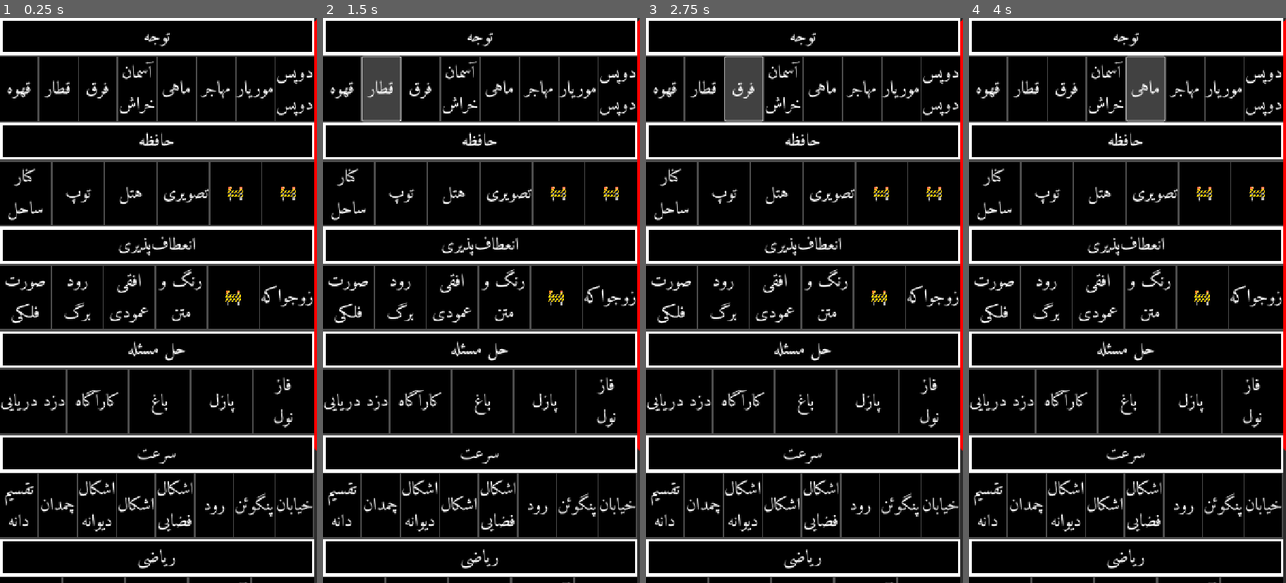
Above: before the commit, frames 1-4 (left to right).
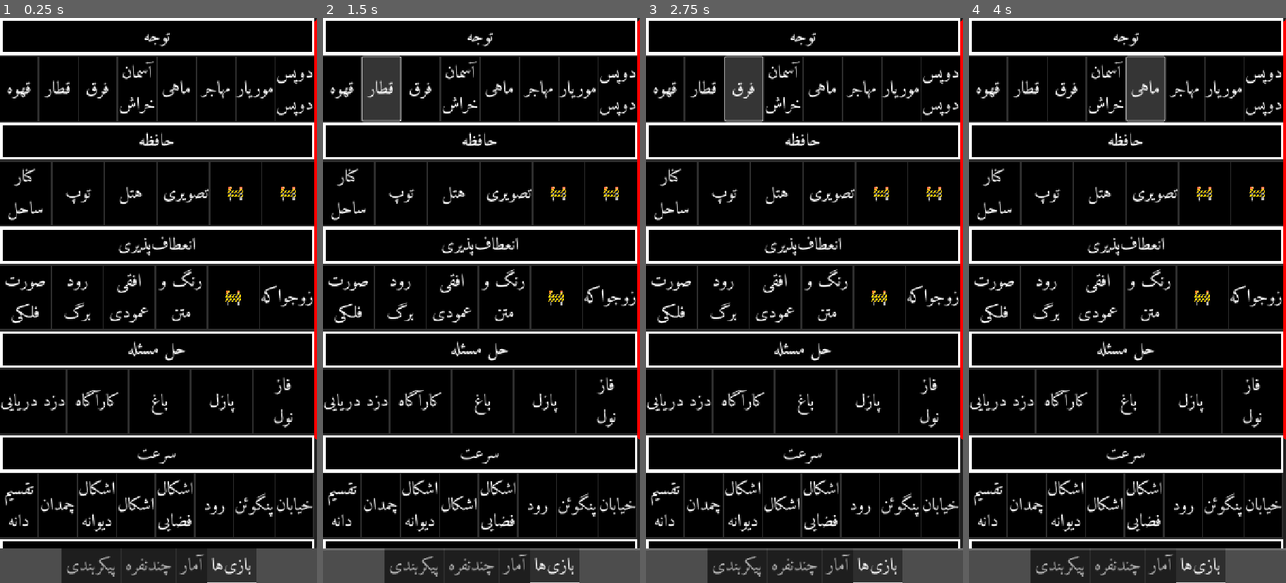
Above: after the commit, the same moments.

Repository: mojtabavahidinasab/conscious
Game: Godot game, scene res://صحنه‌ها/سرآغاز.tscn
The game is run twice, just before and just after one commit, with the same random seed, the same clock (stepped at 60 frames per second) and the same inputs.
Inputs:
- Up to frame 1 (0.25 s): no input
- Up to frame 2 (1.5 s): click "قهوه" at 0.5 s; click "قطار" at 1.25 s
- Up to frame 3 (2.75 s): click "فرق" at 2 s
- Up to frame 4 (4 s): click "آسمان خراش" at 2.75 s; click "ماهی" at 3.5 s

The runs differ from the first frame. In frame 1, 11% of the frame differs, in the area x 0-100%, y 6-100%; in frame 2, 11%; in frame 3, 11%; in frame 4, 11%.

Commit message:
بازسازی بستر صحنه آغازین بازی
افزودن سربرگهای «بازی‌ها»، «آمار»، «چندنفره» و پیکربندی

Diff:
--- a/صحنه‌ها/سرآغاز.tscn
+++ b/صحنه‌ها/سرآغاز.tscn
@@ -15,381 +15,404 @@
 theme = ExtResource("1_4ng2d")
 script = ExtResource("2_q8cep")
 
-[node name="نگهدارنده" type="ScrollContainer" parent="."]
+[node name="نگهدارنده" type="TabContainer" parent="."]
+layout_direction = 3
 layout_mode = 1
 anchors_preset = 15
 anchor_right = 1.0
 anchor_bottom = 1.0
 grow_horizontal = 2
 grow_vertical = 2
+tab_alignment = 1
+current_tab = 0
+tabs_position = 1
+
+[node name="بازی‌ها" type="ScrollContainer" parent="نگهدارنده"]
+layout_direction = 2
+layout_mode = 2
 draw_focus_border = true
 vertical_scroll_mode = 2
-
-[node name="بخش‌ها" type="VBoxContainer" parent="نگهدارنده"]
+metadata/_tab_index = 0
+
+[node name="بخش‌ها" type="VBoxContainer" parent="نگهدارنده/بازی‌ها"]
 layout_mode = 2
 size_flags_horizontal = 3
 size_flags_vertical = 3
 
-[node name="برجسب توجه" type="Label" parent="نگهدارنده/بخش‌ها"]
+[node name="برجسب توجه" type="Label" parent="نگهدارنده/بازی‌ها/بخش‌ها"]
 layout_mode = 2
 text = "توجه"
 horizontal_alignment = 1
 vertical_alignment = 1
 
-[node name="توجه" type="HBoxContainer" parent="نگهدارنده/بخش‌ها"]
+[node name="توجه" type="HBoxContainer" parent="نگهدارنده/بازی‌ها/بخش‌ها"]
 layout_mode = 2
 alignment = 2
 
-[node name="قهوه" type="Button" parent="نگهدارنده/بخش‌ها/توجه"]
+[node name="قهوه" type="Button" parent="نگهدارنده/بازی‌ها/بخش‌ها/توجه"]
 layout_mode = 2
 size_flags_horizontal = 3
 text = "قهوه"
 
-[node name="قطار" type="Button" parent="نگهدارنده/بخش‌ها/توجه"]
+[node name="قطار" type="Button" parent="نگهدارنده/بازی‌ها/بخش‌ها/توجه"]
 layout_mode = 2
 size_flags_horizontal = 3
 text = "قطار"
 
-[node name="فرق" type="Button" parent="نگهدارنده/بخش‌ها/توجه"]
+[node name="فرق" type="Button" parent="نگهدارنده/بازی‌ها/بخش‌ها/توجه"]
 layout_mode = 2
 size_flags_horizontal = 3
 text = "فرق"
 
-[node name="آسمان خراش" type="Button" parent="نگهدارنده/بخش‌ها/توجه"]
+[node name="آسمان خراش" type="Button" parent="نگهدارنده/بازی‌ها/بخش‌ها/توجه"]
 layout_mode = 2
 size_flags_horizontal = 3
 text = "آسمان
 خراش"
 
-[node name="ماهی" type="Button" parent="نگهدارنده/بخش‌ها/توجه"]
+[node name="ماهی" type="Button" parent="نگهدارنده/بازی‌ها/بخش‌ها/توجه"]
 layout_mode = 2
 size_flags_horizontal = 3
 text = "ماهی"
 
-[node name="مهاجر" type="Button" parent="نگهدارنده/بخش‌ها/توجه"]
+[node name="مهاجر" type="Button" parent="نگهدارنده/بازی‌ها/بخش‌ها/توجه"]
 layout_mode = 2
 size_flags_horizontal = 3
 text = "مهاجر"
 
-[node name="موریار" type="Button" parent="نگهدارنده/بخش‌ها/توجه"]
+[node name="موریار" type="Button" parent="نگهدارنده/بازی‌ها/بخش‌ها/توجه"]
 layout_mode = 2
 size_flags_horizontal = 3
 text = "موریار"
 
-[node name="دوپس دوپس" type="Button" parent="نگهدارنده/بخش‌ها/توجه"]
+[node name="دوپس دوپس" type="Button" parent="نگهدارنده/بازی‌ها/بخش‌ها/توجه"]
 layout_mode = 2
 size_flags_horizontal = 3
 text = "دوپس
 دوپس"
 
-[node name="برجسب حافظه" type="Label" parent="نگهدارنده/بخش‌ها"]
+[node name="برجسب حافظه" type="Label" parent="نگهدارنده/بازی‌ها/بخش‌ها"]
 layout_mode = 2
 text = "حافظه"
 horizontal_alignment = 1
 vertical_alignment = 1
 
-[node name="حافظه" type="HBoxContainer" parent="نگهدارنده/بخش‌ها"]
-layout_mode = 2
-
-[node name="کنار ساحل" type="Button" parent="نگهدارنده/بخش‌ها/حافظه"]
+[node name="حافظه" type="HBoxContainer" parent="نگهدارنده/بازی‌ها/بخش‌ها"]
+layout_mode = 2
+
+[node name="کنار ساحل" type="Button" parent="نگهدارنده/بازی‌ها/بخش‌ها/حافظه"]
 layout_mode = 2
 size_flags_horizontal = 3
 text = "کنار
 ساحل"
 
-[node name="توپ" type="Button" parent="نگهدارنده/بخش‌ها/حافظه"]
+[node name="توپ" type="Button" parent="نگهدارنده/بازی‌ها/بخش‌ها/حافظه"]
 layout_mode = 2
 size_flags_horizontal = 3
 text = "توپ"
 
-[node name="هتل" type="Button" parent="نگهدارنده/بخش‌ها/حافظه"]
+[node name="هتل" type="Button" parent="نگهدارنده/بازی‌ها/بخش‌ها/حافظه"]
 layout_mode = 2
 size_flags_horizontal = 3
 text = "هتل"
 
-[node name="تصویری" type="Button" parent="نگهدارنده/بخش‌ها/حافظه"]
+[node name="تصویری" type="Button" parent="نگهدارنده/بازی‌ها/بخش‌ها/حافظه"]
 layout_mode = 2
 size_flags_horizontal = 3
 text = "تصویری "
 
-[node name="MemoryMatchOverdrive" type="Button" parent="نگهدارنده/بخش‌ها/حافظه"]
-layout_mode = 2
-size_flags_horizontal = 3
-text = "🚧"
-
-[node name="MemoryMatch" type="Button" parent="نگهدارنده/بخش‌ها/حافظه"]
-layout_mode = 2
-size_flags_horizontal = 3
-text = "🚧"
-
-[node name="برچسب انعطاف‌پذیری" type="Label" parent="نگهدارنده/بخش‌ها"]
+[node name="MemoryMatchOverdrive" type="Button" parent="نگهدارنده/بازی‌ها/بخش‌ها/حافظه"]
+layout_mode = 2
+size_flags_horizontal = 3
+text = "🚧"
+
+[node name="MemoryMatch" type="Button" parent="نگهدارنده/بازی‌ها/بخش‌ها/حافظه"]
+layout_mode = 2
+size_flags_horizontal = 3
+text = "🚧"
+
+[node name="برچسب انعطاف‌پذیری" type="Label" parent="نگهدارنده/بازی‌ها/بخش‌ها"]
 layout_mode = 2
 text = "انعطاف‌پذیری"
 horizontal_alignment = 1
 vertical_alignment = 1
 
-[node name="انعطاف‌پذیری" type="HBoxContainer" parent="نگهدارنده/بخش‌ها"]
-layout_mode = 2
-
-[node name="صورت فلکی" type="Button" parent="نگهدارنده/بخش‌ها/انعطاف‌پذیری"]
+[node name="انعطاف‌پذیری" type="HBoxContainer" parent="نگهدارنده/بازی‌ها/بخش‌ها"]
+layout_mode = 2
+
+[node name="صورت فلکی" type="Button" parent="نگهدارنده/بازی‌ها/بخش‌ها/انعطاف‌پذیری"]
 layout_mode = 2
 size_flags_horizontal = 3
 text = "صورت
 فلکی"
 
-[node name="رود برگ" type="Button" parent="نگهدارنده/بخش‌ها/انعطاف‌پذیری"]
+[node name="رود برگ" type="Button" parent="نگهدارنده/بازی‌ها/بخش‌ها/انعطاف‌پذیری"]
 layout_mode = 2
 size_flags_horizontal = 3
 text = "رود
 برگ"
 
-[node name="افقی عمودی" type="Button" parent="نگهدارنده/بخش‌ها/انعطاف‌پذیری"]
+[node name="افقی عمودی" type="Button" parent="نگهدارنده/بازی‌ها/بخش‌ها/انعطاف‌پذیری"]
 layout_mode = 2
 size_flags_horizontal = 3
 text = "افقی
 عمودی"
 
-[node name="رنگومتن" type="Button" parent="نگهدارنده/بخش‌ها/انعطاف‌پذیری"]
+[node name="رنگومتن" type="Button" parent="نگهدارنده/بازی‌ها/بخش‌ها/انعطاف‌پذیری"]
 layout_mode = 2
 size_flags_horizontal = 3
 text = "رنگ و
 متن"
 
-[node name="BrainShiftOverdrive" type="Button" parent="نگهدارنده/بخش‌ها/انعطاف‌پذیری"]
-layout_mode = 2
-size_flags_horizontal = 3
-text = "🚧"
-
-[node name="زوجواکه" type="Button" parent="نگهدارنده/بخش‌ها/انعطاف‌پذیری"]
+[node name="BrainShiftOverdrive" type="Button" parent="نگهدارنده/بازی‌ها/بخش‌ها/انعطاف‌پذیری"]
+layout_mode = 2
+size_flags_horizontal = 3
+text = "🚧"
+
+[node name="زوجواکه" type="Button" parent="نگهدارنده/بازی‌ها/بخش‌ها/انعطاف‌پذیری"]
 layout_mode = 2
 size_flags_horizontal = 3
 text = "زوجواکه"
 
-[node name="برچسب حل مسئله" type="Label" parent="نگهدارنده/بخش‌ها"]
+[node name="برچسب حل مسئله" type="Label" parent="نگهدارنده/بازی‌ها/بخش‌ها"]
 layout_mode = 2
 text = "حل مسئله"
 horizontal_alignment = 1
 vertical_alignment = 1
 
-[node name="حل مسئله" type="HBoxContainer" parent="نگهدارنده/بخش‌ها"]
-layout_mode = 2
-
-[node name="دزد دریایی" type="Button" parent="نگهدارنده/بخش‌ها/حل مسئله"]
+[node name="حل مسئله" type="HBoxContainer" parent="نگهدارنده/بازی‌ها/بخش‌ها"]
+layout_mode = 2
+
+[node name="دزد دریایی" type="Button" parent="نگهدارنده/بازی‌ها/بخش‌ها/حل مسئله"]
 layout_mode = 2
 size_flags_horizontal = 3
 text = "دزد دریایی"
 
-[node name="کارآگاه" type="Button" parent="نگهدارنده/بخش‌ها/حل مسئله"]
+[node name="کارآگاه" type="Button" parent="نگهدارنده/بازی‌ها/بخش‌ها/حل مسئله"]
 layout_mode = 2
 size_flags_horizontal = 3
 text = "کارآگاه"
 
-[node name="باغ" type="Button" parent="نگهدارنده/بخش‌ها/حل مسئله"]
+[node name="باغ" type="Button" parent="نگهدارنده/بازی‌ها/بخش‌ها/حل مسئله"]
 layout_mode = 2
 size_flags_horizontal = 3
 text = "باغ"
 
-[node name="پازل" type="Button" parent="نگهدارنده/بخش‌ها/حل مسئله"]
+[node name="پازل" type="Button" parent="نگهدارنده/بازی‌ها/بخش‌ها/حل مسئله"]
 layout_mode = 2
 size_flags_horizontal = 3
 text = "پازل"
 
-[node name="فازنول" type="Button" parent="نگهدارنده/بخش‌ها/حل مسئله"]
+[node name="فازنول" type="Button" parent="نگهدارنده/بازی‌ها/بخش‌ها/حل مسئله"]
 layout_mode = 2
 size_flags_horizontal = 3
 text = "فاز
 نول"
 
-[node name="برچسب سرعت" type="Label" parent="نگهدارنده/بخش‌ها"]
+[node name="برچسب سرعت" type="Label" parent="نگهدارنده/بازی‌ها/بخش‌ها"]
 layout_mode = 2
 text = "سرعت"
 horizontal_alignment = 1
 vertical_alignment = 1
 
-[node name="سرعت" type="HBoxContainer" parent="نگهدارنده/بخش‌ها"]
-layout_mode = 2
-
-[node name="تقسیم دانه" type="Button" parent="نگهدارنده/بخش‌ها/سرعت"]
+[node name="سرعت" type="HBoxContainer" parent="نگهدارنده/بازی‌ها/بخش‌ها"]
+layout_mode = 2
+
+[node name="تقسیم دانه" type="Button" parent="نگهدارنده/بازی‌ها/بخش‌ها/سرعت"]
 layout_mode = 2
 size_flags_horizontal = 3
 text = "تقسیم
 دانه"
 
-[node name="چمدان" type="Button" parent="نگهدارنده/بخش‌ها/سرعت"]
+[node name="چمدان" type="Button" parent="نگهدارنده/بازی‌ها/بخش‌ها/سرعت"]
 layout_mode = 2
 size_flags_horizontal = 3
 text = "چمدان"
 
-[node name="اشکال دیوانه" type="Button" parent="نگهدارنده/بخش‌ها/سرعت"]
+[node name="اشکال دیوانه" type="Button" parent="نگهدارنده/بازی‌ها/بخش‌ها/سرعت"]
 layout_mode = 2
 size_flags_horizontal = 3
 text = "اشکال
 دیوانه"
 
-[node name="اشکال" type="Button" parent="نگهدارنده/بخش‌ها/سرعت"]
+[node name="اشکال" type="Button" parent="نگهدارنده/بازی‌ها/بخش‌ها/سرعت"]
 layout_mode = 2
 size_flags_horizontal = 3
 text = "اشکال"
 
-[node name="اشکال فضایی" type="Button" parent="نگهدارنده/بخش‌ها/سرعت"]
+[node name="اشکال فضایی" type="Button" parent="نگهدارنده/بازی‌ها/بخش‌ها/سرعت"]
 layout_mode = 2
 size_flags_horizontal = 3
 text = "اشکال
 فضایی"
 
-[node name="رود" type="Button" parent="نگهدارنده/بخش‌ها/سرعت"]
+[node name="رود" type="Button" parent="نگهدارنده/بازی‌ها/بخش‌ها/سرعت"]
 layout_mode = 2
 size_flags_horizontal = 3
 text = "رود"
 
-[node name="پنگوئن" type="Button" parent="نگهدارنده/بخش‌ها/سرعت"]
+[node name="پنگوئن" type="Button" parent="نگهدارنده/بازی‌ها/بخش‌ها/سرعت"]
 layout_mode = 2
 size_flags_horizontal = 3
 text = "پنگوئن"
 
-[node name="خیابان" type="Button" parent="نگهدارنده/بخش‌ها/سرعت"]
+[node name="خیابان" type="Button" parent="نگهدارنده/بازی‌ها/بخش‌ها/سرعت"]
 layout_mode = 2
 size_flags_horizontal = 3
 text = "خیابان"
 
-[node name="برجسب ریاضی" type="Label" parent="نگهدارنده/بخش‌ها"]
+[node name="برجسب ریاضی" type="Label" parent="نگهدارنده/بازی‌ها/بخش‌ها"]
 layout_mode = 2
 text = "ریاضی"
 horizontal_alignment = 1
 vertical_alignment = 1
 
-[node name="ریاضی" type="HBoxContainer" parent="نگهدارنده/بخش‌ها"]
-layout_mode = 2
-
-[node name="قمار" type="Button" parent="نگهدارنده/بخش‌ها/ریاضی"]
+[node name="ریاضی" type="HBoxContainer" parent="نگهدارنده/بازی‌ها/بخش‌ها"]
+layout_mode = 2
+
+[node name="قمار" type="Button" parent="نگهدارنده/بازی‌ها/بخش‌ها/ریاضی"]
 layout_mode = 2
 size_flags_horizontal = 3
 text = "قمار"
 
-[node name="باران" type="Button" parent="نگهدارنده/بخش‌ها/ریاضی"]
+[node name="باران" type="Button" parent="نگهدارنده/بازی‌ها/بخش‌ها/ریاضی"]
 layout_mode = 2
 size_flags_horizontal = 3
 text = "باران"
 
-[node name="شعبده" type="Button" parent="نگهدارنده/بخش‌ها/ریاضی"]
+[node name="شعبده" type="Button" parent="نگهدارنده/بازی‌ها/بخش‌ها/ریاضی"]
 layout_mode = 2
 size_flags_horizontal = 3
 text = "شعبده"
 
-[node name="آشپزباشی" type="Button" parent="نگهدارنده/بخش‌ها/ریاضی"]
+[node name="آشپزباشی" type="Button" parent="نگهدارنده/بازی‌ها/بخش‌ها/ریاضی"]
 layout_mode = 2
 size_flags_horizontal = 3
 text = "آشپزباشی"
 
-[node name="بیشتر" type="Button" parent="نگهدارنده/بخش‌ها/ریاضی"]
+[node name="بیشتر" type="Button" parent="نگهدارنده/بازی‌ها/بخش‌ها/ریاضی"]
 layout_mode = 2
 size_flags_horizontal = 3
 text = "بیشتر"
 
-[node name="برجسب زبان" type="Label" parent="نگهدارنده/بخش‌ها"]
+[node name="برجسب زبان" type="Label" parent="نگهدارنده/بازی‌ها/بخش‌ها"]
 layout_mode = 2
 text = "زبان"
 horizontal_alignment = 1
 vertical_alignment = 1
 
-[node name="زبان" type="HBoxContainer" parent="نگهدارنده/بخش‌ها"]
-layout_mode = 2
-
-[node name="WordSnatchers" type="Button" parent="نگهدارنده/بخش‌ها/زبان"]
+[node name="زبان" type="HBoxContainer" parent="نگهدارنده/بازی‌ها/بخش‌ها"]
+layout_mode = 2
+
+[node name="WordSnatchers" type="Button" parent="نگهدارنده/بازی‌ها/بخش‌ها/زبان"]
 layout_mode = 2
 size_flags_horizontal = 3
 text = "‍🚧🚧"
 
-[node name="WordBubble" type="Button" parent="نگهدارنده/بخش‌ها/زبان"]
-layout_mode = 2
-size_flags_horizontal = 3
-text = "🚧"
-
-[node name="TakingRoot" type="Button" parent="نگهدارنده/بخش‌ها/زبان"]
-layout_mode = 2
-size_flags_horizontal = 3
-text = "🚧"
-
-[node name="EditorChoice" type="Button" parent="نگهدارنده/بخش‌ها/زبان"]
-layout_mode = 2
-size_flags_horizontal = 3
-text = "🚧"
-
-[node name="Continuum" type="Button" parent="نگهدارنده/بخش‌ها/زبان"]
-layout_mode = 2
-size_flags_horizontal = 3
-text = "🚧"
-
-[node name="Contexual" type="Button" parent="نگهدارنده/بخش‌ها/زبان"]
-layout_mode = 2
-size_flags_horizontal = 3
-text = "🚧"
-
-[node name="برجسب پیکربندی" type="Label" parent="نگهدارنده/بخش‌ها"]
-layout_mode = 2
-text = "پیکربندی"
-horizontal_alignment = 1
-vertical_alignment = 1
-
-[node name="پیکربندی" type="HBoxContainer" parent="نگهدارنده/بخش‌ها"]
-layout_mode = 2
-alignment = 2
-
-[node name="زبان" type="Button" parent="نگهدارنده/بخش‌ها/پیکربندی"]
-layout_mode = 2
-size_flags_horizontal = 3
-text = "زبان"
-
-[node name="دبیره" type="Button" parent="نگهدارنده/بخش‌ها/پیکربندی"]
-layout_mode = 2
-size_flags_horizontal = 3
-text = "دبیره"
+[node name="WordBubble" type="Button" parent="نگهدارنده/بازی‌ها/بخش‌ها/زبان"]
+layout_mode = 2
+size_flags_horizontal = 3
+text = "🚧"
+
+[node name="TakingRoot" type="Button" parent="نگهدارنده/بازی‌ها/بخش‌ها/زبان"]
+layout_mode = 2
+size_flags_horizontal = 3
+text = "🚧"
+
+[node name="EditorChoice" type="Button" parent="نگهدارنده/بازی‌ها/بخش‌ها/زبان"]
+layout_mode = 2
+size_flags_horizontal = 3
+text = "🚧"
+
+[node name="Continuum" type="Button" parent="نگهدارنده/بازی‌ها/بخش‌ها/زبان"]
+layout_mode = 2
+size_flags_horizontal = 3
+text = "🚧"
+
+[node name="Contexual" type="Button" parent="نگهدارنده/بازی‌ها/بخش‌ها/زبان"]
+layout_mode = 2
+size_flags_horizontal = 3
+text = "🚧"
+
+[node name="آمار" type="Label" parent="نگهدارنده"]
+visible = false
+layout_mode = 2
+text = "🚧🚧🚧🚧🚧
+
+در دست توسعه
+
+🚧🚧🚧🚧🚧"
+horizontal_alignment = 1
+vertical_alignment = 1
+metadata/_tab_index = 1
+
+[node name="چندنفره" type="Label" parent="نگهدارنده"]
+visible = false
+layout_mode = 2
+text = "🚧🚧🚧🚧🚧
+
+در دست توسعه
+
+🚧🚧🚧🚧🚧"
+horizontal_alignment = 1
+vertical_alignment = 1
+metadata/_tab_index = 2
+
+[node name="پیکربندی" type="Label" parent="نگهدارنده"]
+visible = false
+layout_mode = 2
+text = "🚧🚧🚧🚧🚧
+
+در دست توسعه
+
+🚧🚧🚧🚧🚧"
+horizontal_alignment = 1
+vertical_alignment = 1
+metadata/_tab_index = 3
 
 [node name="آویس" type="AudioStreamPlayer" parent="."]
 
-[connection signal="pressed" from="نگهدارنده/بخش‌ها/توجه/قهوه" to="." method="آغازبازی"]
-[connection signal="pressed" from="نگهدارنده/بخش‌ها/توجه/قطار" to="." method="آغازبازی"]
-[connection signal="pressed" from="نگهدارنده/بخش‌ها/توجه/فرق" to="." method="آغازبازی"]
-[connection signal="pressed" from="نگهدارنده/بخش‌ها/توجه/آسمان خراش" to="." method="آغازبازی"]
-[connection signal="pressed" from="نگهدارنده/بخش‌ها/توجه/ماهی" to="." method="آغازبازی"]
-[connection signal="pressed" from="نگهدارنده/بخش‌ها/توجه/مهاجر" to="." method="آغازبازی"]
-[connection signal="pressed" from="نگهدارنده/بخش‌ها/توجه/موریار" to="." method="آغازبازی"]
-[connection signal="pressed" from="نگهدارنده/بخش‌ها/توجه/دوپس دوپس" to="." method="آغازبازی"]
-[connection signal="pressed" from="نگهدارنده/بخش‌ها/حافظه/کنار ساحل" to="." method="آغازبازی"]
-[connection signal="pressed" from="نگهدارنده/بخش‌ها/حافظه/توپ" to="." method="آغازبازی"]
-[connection signal="pressed" from="نگهدارنده/بخش‌ها/حافظه/هتل" to="." method="آغازبازی"]
-[connection signal="pressed" from="نگهدارنده/بخش‌ها/حافظه/تصویری" to="." method="آغازبازی" binds= ["res://صحنه‌ها/تصویری.tscn"]]
-[connection signal="pressed" from="نگهدارنده/بخش‌ها/حافظه/MemoryMatchOverdrive" to="." method="آغازبازی"]
-[connection signal="pressed" from="نگهدارنده/بخش‌ها/حافظه/MemoryMatch" to="." method="آغازبازی"]
-[connection signal="pressed" from="نگهدارنده/بخش‌ها/انعطاف‌پذیری/صورت فلکی" to="." method="آغازبازی"]
-[connection signal="pressed" from="نگهدارنده/بخش‌ها/انعطاف‌پذیری/رود برگ" to="." method="آغازبازی"]
-[connection signal="pressed" from="نگهدارنده/بخش‌ها/انعطاف‌پذیری/افقی عمودی" to="." method="آغازبازی"]
-[connection signal="pressed" from="نگهدارنده/بخش‌ها/انعطاف‌پذیری/رنگومتن" to="." method="آغازبازی" binds= ["res://صحنه‌ها/رنگومتن.tscn"]]
-[connection signal="pressed" from="نگهدارنده/بخش‌ها/انعطاف‌پذیری/BrainShiftOverdrive" to="." method="آغازبازی"]
-[connection signal="pressed" from="نگهدارنده/بخش‌ها/انعطاف‌پذیری/زوجواکه" to="." method="آغازبازی" binds= ["res://صحنه‌ها/زوجواکه.tscn"]]
-[connection signal="pressed" from="نگهدارنده/بخش‌ها/حل مسئله/دزد دریایی" to="." method="آغازبازی"]
-[connection signal="pressed" from="نگهدارنده/بخش‌ها/حل مسئله/کارآگاه" to="." method="آغازبازی"]
-[connection signal="pressed" from="نگهدارنده/بخش‌ها/حل مسئله/باغ" to="." method="آغازبازی"]
-[connection signal="pressed" from="نگهدارنده/بخش‌ها/حل مسئله/پازل" to="." method="آغازبازی"]
-[connection signal="pressed" from="نگهدارنده/بخش‌ها/حل مسئله/فازنول" to="." method="آغازبازی"]
-[connection signal="pressed" from="نگهدارنده/بخش‌ها/سرعت/تقسیم دانه" to="." method="آغازبازی"]
-[connection signal="pressed" from="نگهدارنده/بخش‌ها/سرعت/چمدان" to="." method="آغازبازی"]
-[connection signal="pressed" from="نگهدارنده/بخش‌ها/سرعت/اشکال دیوانه" to="." method="آغازبازی"]
-[connection signal="pressed" from="نگهدارنده/بخش‌ها/سرعت/اشکال" to="." method="آغازبازی"]
-[connection signal="pressed" from="نگهدارنده/بخش‌ها/سرعت/اشکال فضایی" to="." method="آغازبازی"]
-[connection signal="pressed" from="نگهدارنده/بخش‌ها/سرعت/رود" to="." method="آغازبازی"]
-[connection signal="pressed" from="نگهدارنده/بخش‌ها/سرعت/پنگوئن" to="." method="آغازبازی"]
-[connection signal="pressed" from="نگهدارنده/بخش‌ها/سرعت/خیابان" to="." method="آغازبازی"]
-[connection signal="pressed" from="نگهدارنده/بخش‌ها/ریاضی/قمار" to="." method="آغازبازی"]
-[connection signal="pressed" from="نگهدارنده/بخش‌ها/ریاضی/باران" to="." method="آغازبازی" binds= ["res:///صحنه‌ها/باران.tscn"]]
-[connection signal="pressed" from="نگهدارنده/بخش‌ها/ریاضی/شعبده" to="." method="آغازبازی"]
-[connection signal="pressed" from="نگهدارنده/بخش‌ها/ریاضی/آشپزباشی" to="." method="آغازبازی"]
-[connection signal="pressed" from="نگهدارنده/بخش‌ها/ریاضی/بیشتر" to="." method="آغازبازی"]
-[connection signal="pressed" from="نگهدارنده/بخش‌ها/زبان/WordSnatchers" to="." method="آغازبازی"]
-[connection signal="pressed" from="نگهدارنده/بخش‌ها/زبان/WordBubble" to="." method="آغازبازی"]
-[connection signal="pressed" from="نگهدارنده/بخش‌ها/زبان/TakingRoot" to="." method="آغازبازی"]
-[connection signal="pressed" from="نگهدارنده/بخش‌ها/زبان/EditorChoice" to="." method="آغازبازی"]
-[connection signal="pressed" from="نگهدارنده/بخش‌ها/زبان/Continuum" to="." method="آغازبازی"]
-[connection signal="pressed" from="نگهدارنده/بخش‌ها/زبان/Contexual" to="." method="آغازبازی"]
-[connection signal="pressed" from="نگهدارنده/بخش‌ها/پیکربندی/زبان" to="." method="آغازبازی"]
-[connection signal="pressed" from="نگهدارنده/بخش‌ها/پیکربندی/دبیره" to="." method="آغازبازی"]
+[connection signal="pressed" from="نگهدارنده/بازی‌ها/بخش‌ها/توجه/قهوه" to="." method="آغازبازی"]
+[connection signal="pressed" from="نگهدارنده/بازی‌ها/بخش‌ها/توجه/قطار" to="." method="آغازبازی"]
+[connection signal="pressed" from="نگهدارنده/بازی‌ها/بخش‌ها/توجه/فرق" to="." method="آغازبازی"]
+[connection signal="pressed" from="نگهدارنده/بازی‌ها/بخش‌ها/توجه/آسمان خراش" to="." method="آغازبازی"]
+[connection signal="pressed" from="نگهدارنده/بازی‌ها/بخش‌ها/توجه/ماهی" to="." method="آغازبازی"]
+[connection signal="pressed" from="نگهدارنده/بازی‌ها/بخش‌ها/توجه/مهاجر" to="." method="آغازبازی"]
+[connection signal="pressed" from="نگهدارنده/بازی‌ها/بخش‌ها/توجه/موریار" to="." method="آغازبازی"]
+[connection signal="pressed" from="نگهدارنده/بازی‌ها/بخش‌ها/توجه/دوپس دوپس" to="." method="آغازبازی"]
+[connection signal="pressed" from="نگهدارنده/بازی‌ها/بخش‌ها/حافظه/کنار ساحل" to="." method="آغازبازی"]
+[connection signal="pressed" from="نگهدارنده/بازی‌ها/بخش‌ها/حافظه/توپ" to="." method="آغازبازی"]
+[connection signal="pressed" from="نگهدارنده/بازی‌ها/بخش‌ها/حافظه/هتل" to="." method="آغازبازی"]
+[connection signal="pressed" from="نگهدارنده/بازی‌ها/بخش‌ها/حافظه/تصویری" to="." method="آغازبازی" binds= ["res://صحنه‌ها/تصویری.tscn"]]
+[connection signal="pressed" from="نگهدارنده/بازی‌ها/بخش‌ها/حافظه/MemoryMatchOverdrive" to="." method="آغازبازی"]
+[connection signal="pressed" from="نگهدارنده/بازی‌ها/بخش‌ها/حافظه/MemoryMatch" to="." method="آغازبازی"]
+[connection signal="pressed" from="نگهدارنده/بازی‌ها/بخش‌ها/انعطاف‌پذیری/صورت فلکی" to="." method="آغازبازی"]
+[connection signal="pressed" from="نگهدارنده/بازی‌ها/بخش‌ها/انعطاف‌پذیری/رود برگ" to="." method="آغازبازی"]
+[connection signal="pressed" from="نگهدارنده/بازی‌ها/بخش‌ها/انعطاف‌پذیری/افقی عمودی" to="." method="آغازبازی"]
+[connection signal="pressed" from="نگهدارنده/بازی‌ها/بخش‌ها/انعطاف‌پذیری/رنگومتن" to="." method="آغازبازی" binds= ["res://صحنه‌ها/رنگومتن.tscn"]]
+[connection signal="pressed" from="نگهدارنده/بازی‌ها/بخش‌ها/انعطاف‌پذیری/BrainShiftOverdrive" to="." method="آغازبازی"]
+[connection signal="pressed" from="نگهدارنده/بازی‌ها/بخش‌ها/انعطاف‌پذیری/زوجواکه" to="." method="آغازبازی" binds= ["res://صحنه‌ها/زوجواکه.tscn"]]
+[connection signal="pressed" from="نگهدارنده/بازی‌ها/بخش‌ها/حل مسئله/دزد دریایی" to="." method="آغازبازی"]
+[connection signal="pressed" from="نگهدارنده/بازی‌ها/بخش‌ها/حل مسئله/کارآگاه" to="." method="آغازبازی"]
+[connection signal="pressed" from="نگهدارنده/بازی‌ها/بخش‌ها/حل مسئله/باغ" to="." method="آغازبازی"]
+[connection signal="pressed" from="نگهدارنده/بازی‌ها/بخش‌ها/حل مسئله/پازل" to="." method="آغازبازی"]
+[connection signal="pressed" from="نگهدارنده/بازی‌ها/بخش‌ها/حل مسئله/فازنول" to="." method="آغازبازی"]
+[connection signal="pressed" from="نگهدارنده/بازی‌ها/بخش‌ها/سرعت/تقسیم دانه" to="." method="آغازبازی"]
+[connection signal="pressed" from="نگهدارنده/بازی‌ها/بخش‌ها/سرعت/چمدان" to="." method="آغازبازی"]
+[connection signal="pressed" from="نگهدارنده/بازی‌ها/بخش‌ها/سرعت/اشکال دیوانه" to="." method="آغازبازی"]
+[connection signal="pressed" from="نگهدارنده/بازی‌ها/بخش‌ها/سرعت/اشکال" to="." method="آغازبازی"]
+[connection signal="pressed" from="نگهدارنده/بازی‌ها/بخش‌ها/سرعت/اشکال فضایی" to="." method="آغازبازی"]
+[connection signal="pressed" from="نگهدارنده/بازی‌ها/بخش‌ها/سرعت/رود" to="." method="آغازبازی"]
+[connection signal="pressed" from="نگهدارنده/بازی‌ها/بخش‌ها/سرعت/پنگوئن" to="." method="آغازبازی"]
+[connection signal="pressed" from="نگهدارنده/بازی‌ها/بخش‌ها/سرعت/خیابان" to="." method="آغازبازی"]
+[connection signal="pressed" from="نگهدارنده/بازی‌ها/بخش‌ها/ریاضی/قمار" to="." method="آغازبازی"]
+[connection signal="pressed" from="نگهدارنده/بازی‌ها/بخش‌ها/ریاضی/باران" to="." method="آغازبازی" binds= ["res:///صحنه‌ها/باران.tscn"]]
+[connection signal="pressed" from="نگهدارنده/بازی‌ها/بخش‌ها/ریاضی/شعبده" to="." method="آغازبازی"]
+[connection signal="pressed" from="نگهدارنده/بازی‌ها/بخش‌ها/ریاضی/آشپزباشی" to="." method="آغازبازی"]
+[connection signal="pressed" from="نگهدارنده/بازی‌ها/بخش‌ها/ریاضی/بیشتر" to="." method="آغازبازی"]
+[connection signal="pressed" from="نگهدارنده/بازی‌ها/بخش‌ها/زبان/WordSnatchers" to="." method="آغازبازی"]
+[connection signal="pressed" from="نگهدارنده/بازی‌ها/بخش‌ها/زبان/WordBubble" to="." method="آغازبازی"]
+[connection signal="pressed" from="نگهدارنده/بازی‌ها/بخش‌ها/زبان/TakingRoot" to="." method="آغازبازی"]
+[connection signal="pressed" from="نگهدارنده/بازی‌ها/بخش‌ها/زبان/EditorChoice" to="." method="آغازبازی"]
+[connection signal="pressed" from="نگهدارنده/بازی‌ها/بخش‌ها/زبان/Continuum" to="." method="آغازبازی"]
+[connection signal="pressed" from="نگهدارنده/بازی‌ها/بخش‌ها/زبان/Contexual" to="." method="آغازبازی"]
